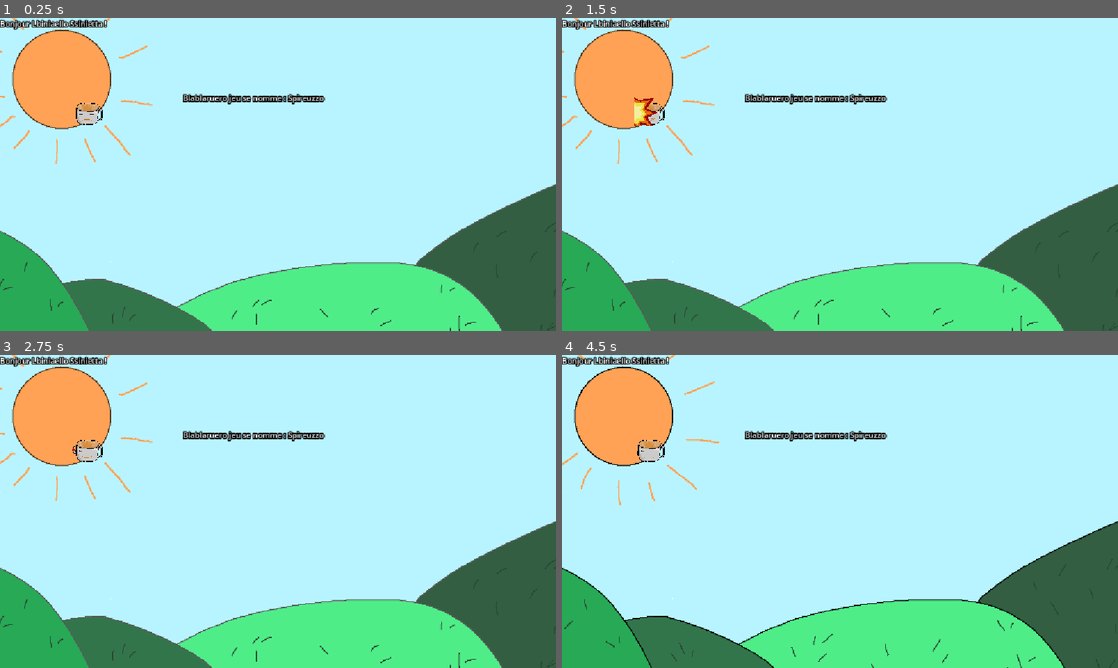
Above: before the commit, frames 1-4 (two rows, left to right).
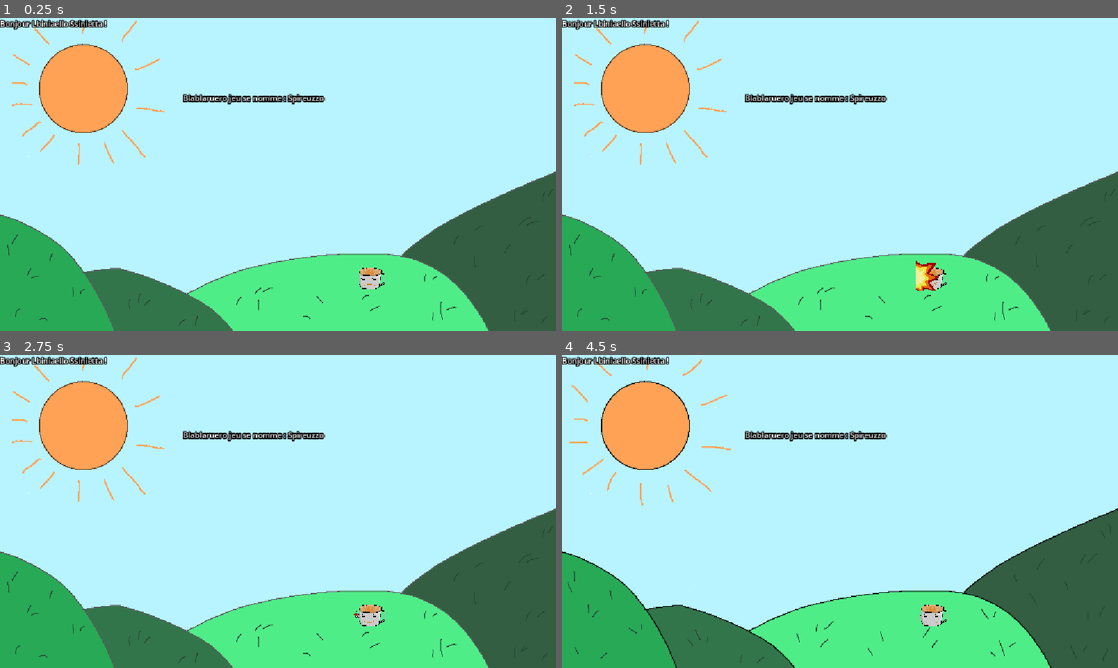
Above: after the commit, the same moments.

Repository: Tchetchouille/Chaos-Jam
Game: Godot game, scene res://enter_chaos.tscn
Two runs of this game, one before a commit and one after it. Both use one fixed random seed, a clock stepped at 60 frames per second and the inputs below.
Inputs:
- Up to frame 1 (0.25 s): no input
- Up to frame 2 (1.5 s): tap Enter (ui_accept) at 0.5, 0.77, 1.25 s; hold Right (ui_right) from 0.53 s (still down)
- Up to frame 3 (2.75 s): tap Enter (ui_accept) at 1.52 s; release Right (ui_right) at 2.03 s; hold Left (ui_left) from 2.03 s (still down)
- Up to frame 4 (4.5 s): release Left (ui_left) at 2.78 s; hold Right (ui_right) 2.78-4.28 s; tap Enter (ui_accept) at 3.02, 3.77, 4.25 s; hold Left (ui_left) from 4.28 s (still down)

The runs differ from the first frame. In frame 1, 11% of the frame differs, in the area x 0-100%, y 0-100%; in frame 2, 11%; in frame 3, 11%; in frame 4, 11%.

Commit message:
basic music

Diff:
--- /dev/null
+++ b/chaos-aaaaaaaaaaaaaaaaaaaah/Singletons/global_music.tscn
@@ -0,0 +1,8 @@
+[gd_scene format=3 uid="uid://c7sf76f0xaiwo"]
+
+[ext_resource type="AudioStream" uid="uid://6p0yivkdgsim" path="res://Audio/Music/Move Forward.mp3" id="1_25ddj"]
+
+[node name="GlobalMusic" type="AudioStreamPlayer" unique_id=1229781750]
+stream = ExtResource("1_25ddj")
+volume_db = 2.0
+autoplay = true
--- a/chaos-aaaaaaaaaaaaaaaaaaaah/enter_chaos.tscn
+++ b/chaos-aaaaaaaaaaaaaaaaaaaah/enter_chaos.tscn
@@ -1,6 +1,6 @@
 [gd_scene format=3 uid="uid://cfqabk6nelnii"]
 
-[ext_resource type="Texture2D" uid="uid://daald1qi1ycx1" path="res://assets/fond/nuit_prairie/fond1.png" id="1_xtl06"]
+[ext_resource type="Texture2D" uid="uid://cbl6yynqv86ec" path="res://assets/fond/jour_prairie/fond_jour_1.png" id="1_wq1rd"]
 [ext_resource type="Script" uid="uid://o4ayyta7lub0" path="res://Some Scenes (not edible)/Some scripts that are not scenes/bg.gd" id="2_8khev"]
 [ext_resource type="Theme" uid="uid://diqgmb3vgg5cu" path="res://Themes/something_something_title_theme.tres" id="3_48vh7"]
 [ext_resource type="PackedScene" path="res://game_manager.tscn" id="4_mhgmo"]
@@ -19,13 +19,10 @@
 anchors_preset = 15
 anchor_right = 1.0
 anchor_bottom = 1.0
-offset_left = -64.0
-offset_top = -36.0
-offset_right = 64.0
-offset_bottom = 36.0
 grow_horizontal = 2
 grow_vertical = 2
-texture = ExtResource("1_xtl06")
+texture = ExtResource("1_wq1rd")
+expand_mode = 1
 script = ExtResource("2_8khev")
 
 [node name="Timer" type="Timer" parent="Bg" unique_id=1695430717]
@@ -54,6 +51,6 @@
 [node name="GameManager" parent="." unique_id=870113844 instance=ExtResource("4_mhgmo")]
 
 [node name="Capuccino" parent="." unique_id=1427683859 instance=ExtResource("5_wq1rd")]
-position = Vector2(181, 192)
+position = Vector2(766, 533)
 
 [connection signal="timeout" from="Bg/Timer" to="Bg" method="_on_timer_timeout"]
--- a/chaos-aaaaaaaaaaaaaaaaaaaah/project.godot
+++ b/chaos-aaaaaaaaaaaaaaaaaaaah/project.godot
@@ -18,6 +18,7 @@
 [autoload]
 
 GameManager="*uid://dtkr2ptk6gavc"
+GlobalMusic="*uid://c7sf76f0xaiwo"
 
 [display]
 
Not shown, added: chaos-aaaaaaaaaaaaaaaaaaaah/Audio/Music/Move Forward.mp3.import
Not shown, added: chaos-aaaaaaaaaaaaaaaaaaaah/Audio/Music/Move Forward.mp3
